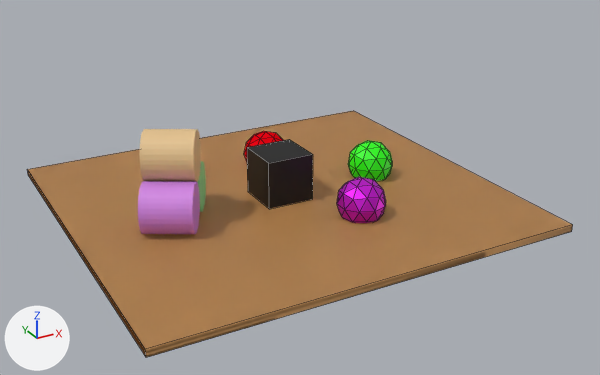
What one commit did to the Blender file examples/basics/semantic_segmentation/scene.blend.
Rendered twice from a camera (50 mm lens) standing at (-14.6, -28.2, 14.4) and looking at (0.2, -1.5, 1.0). Every picture has the same lights, and +X, +Y and +Z are marked at lower left. Mesh edges are drawn as thin lines on the coarser meshes.
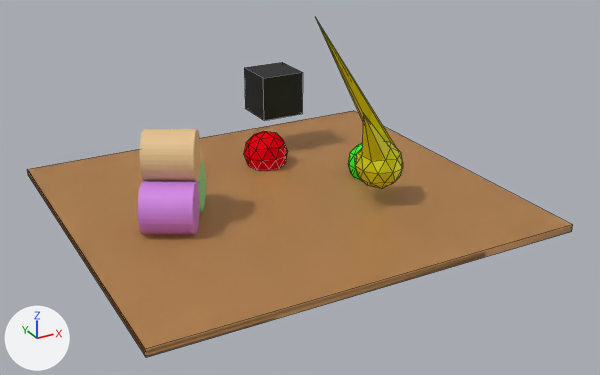
Where the change shows, as pixel boxes [x1, y1, x2, y2] in the pictures (600 x 375 px; the box of a moved part takes in the faces that stretch with it):
'Cube.002', moved: before [247, 139, 313, 209]; after [244, 62, 303, 121]
'Icosphere.001', recoloured, reshaped, moved (78% wider, 268% taller): before [337, 177, 386, 223]; after [315, 17, 403, 189]
part 1 of me_icosphere_001, moved or reshaped: before [343, 178, 373, 200]; after [362, 113, 390, 161]
part 2 of me_icosphere_001, moved or reshaped (not visible before): after [315, 17, 396, 147]
'Icosphere', unchanged, covered by the edit: before [348, 141, 392, 181]; after [348, 143, 362, 181]
'Icosphere.002', unchanged, uncovered by the edit: before [244, 131, 283, 161]; after [244, 131, 288, 171]

Edits to the bpy script that builds the scene:
```text
Change mat_material_003:
    mat_material_003.base_color: (0.7, 0.0156, 0.8) -> (0.8, 0.784, 0.0)  # pink #da22e7 -> yellow #e7e500
Change me_icosphere_001:
    where me_icosphere_001.from_pydata(...)  # 42 vertices, 80 faces; spans x 0.97..2.88, y -0.27..1.73, z 2.26..4.26
    used by ob_icosphere_001; location = (0.0, 0.0, 0.0); rotation_euler = (1.571, 0.0, 0.0), in degrees (90, 0, 0)
    me_icosphere_001 part 1
    me_icosphere_001.vertices[31].co: (1.5, 1.58, 3.57) -> (0.53, 3.39, 4.1)  # pixel (357, 186) -> pixel (363, 112)
    me_icosphere_001 part 2
    me_icosphere_001.vertices[39].co: (2.61, 1.25, 2.76) -> (-0.57, 6.76, 2.33)  # not seen -> pixel (315, 16)
Change ob_cube_002:
    ob_cube_002.location: (0.0, 0.0, 0.0) -> (2.43, 5.24, 1.78)
Change ob_icosphere_001:
    ob_icosphere_001.location: (0.0, 0.0, 0.0) -> (1.35, 0.83, 1.03)
```
